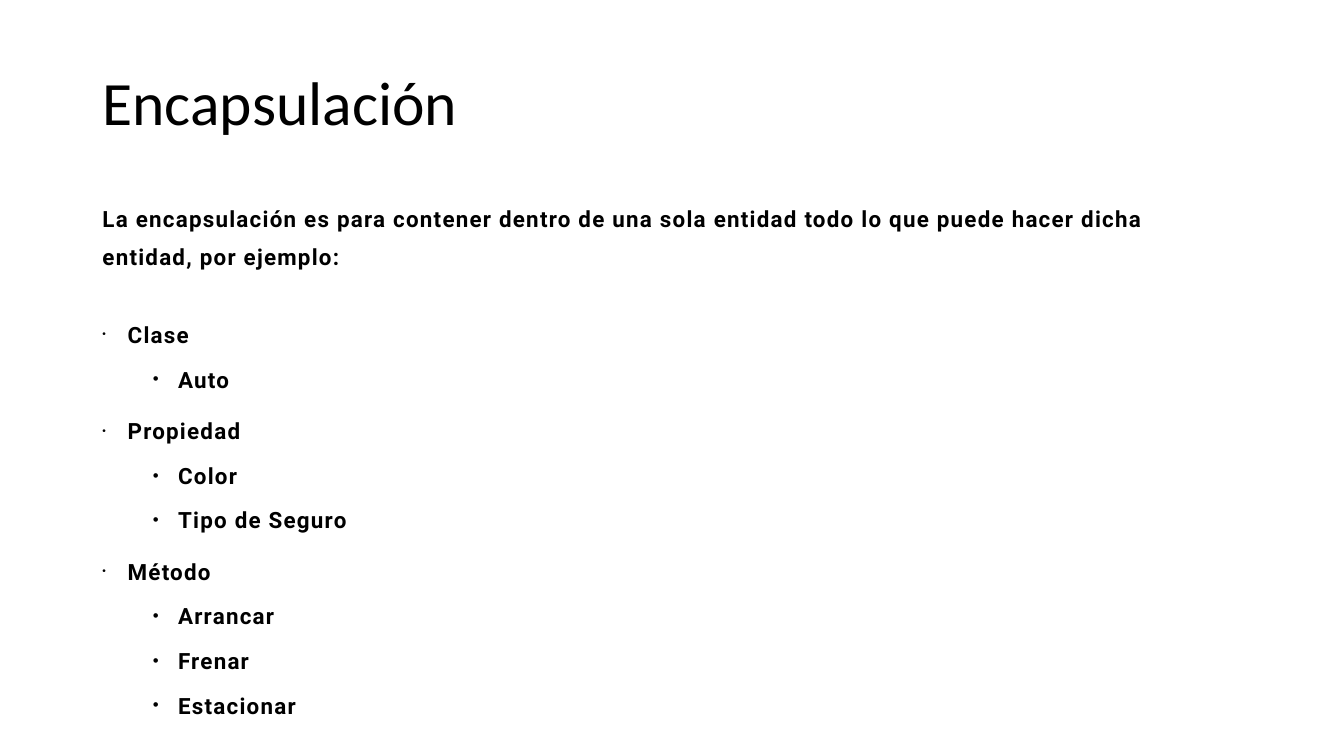
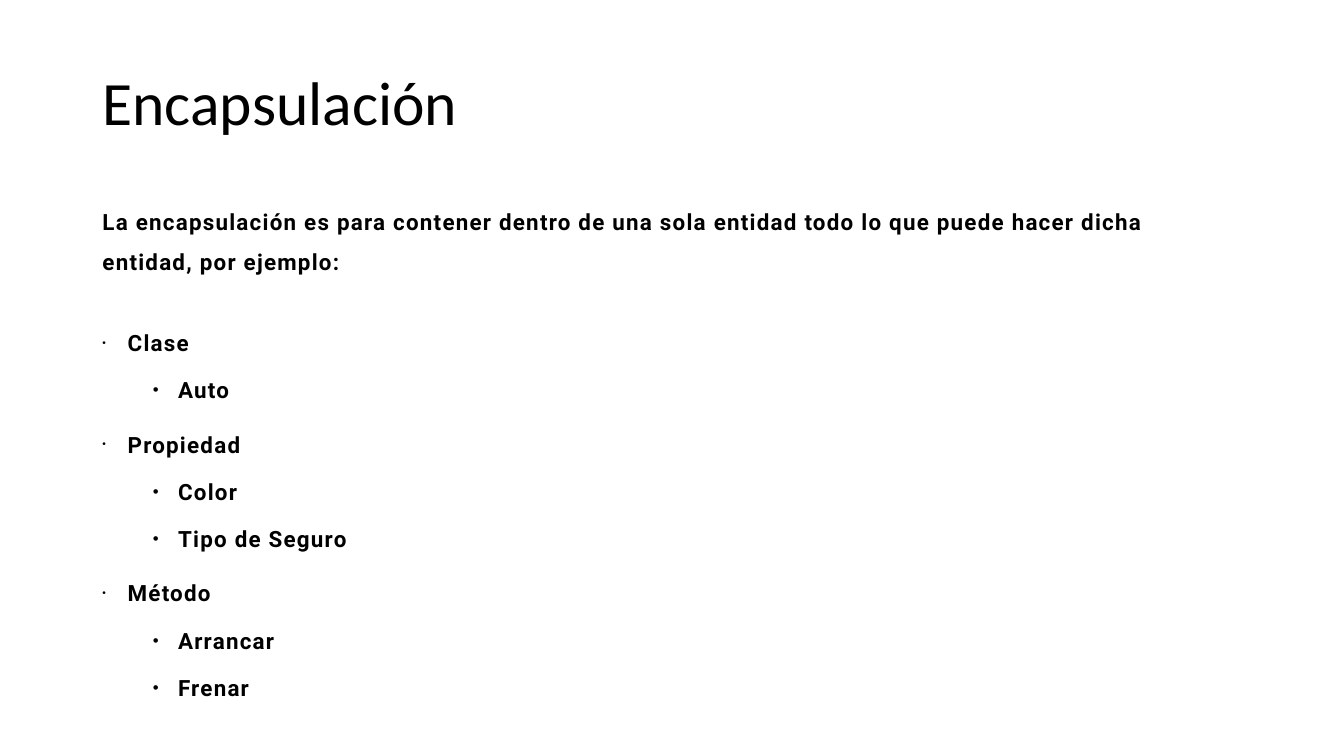
Before and after one commit to abelcondear/course, a slide deck: slide 7 of software-engineer-intro/spanish/pptx/ingeniero-de-software-intro.pptx. Drawn at 1344x756 pixels with LibreOffice and Linux fonts; fonts in the diff are those of the drawing. Boxes give left, top, right and bottom in pixels: in the first picture for what was removed or moved away, otherwise in the second. Text is boxed around its words. In the diff, an @@ line names an element or a change of style, - is before the commit and + after.

```diff
--- a/software-engineer-intro/spanish/pptx/ingeniero-de-software-intro.pptx
+++ b/software-engineer-intro/spanish/pptx/ingeniero-de-software-intro.pptx
@@ text "La encapsulación es para contener ..." at box(102, 213, 1141, 697): line spacing 1.4 to 1.5 @@
@@ text at box(178, 697, 296, 715): paragraph removed @@
-  • Estacionar
```
Also in this commit, not shown: 3 other slides changed, 3 other files.
